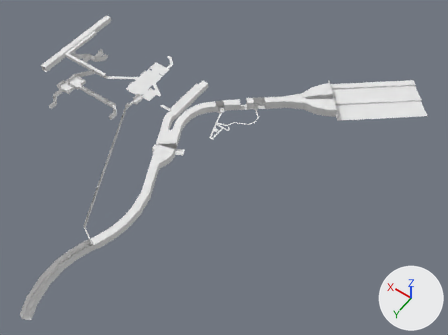
What one commit did to the Blender file Atmosphere Horror Game/Assets/Models/Blender Files/level.blend.
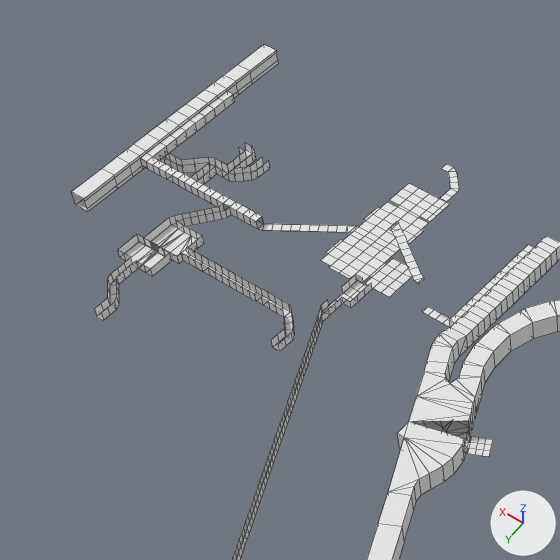
Each version appears first whole from a 50 mm lens placed at (-818.0, 631.0, 859.0), pointed at (-418.0, 72.0, -21.0), and next in a close-up on the part from 4% to 46% of the width and 0% to 57% of the height. The axes (+X, +Y, +Z) are drawn at lower right. The lights are the same throughout. The close-ups show mesh edges as thin lines.
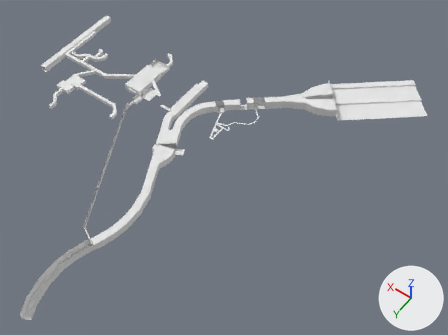
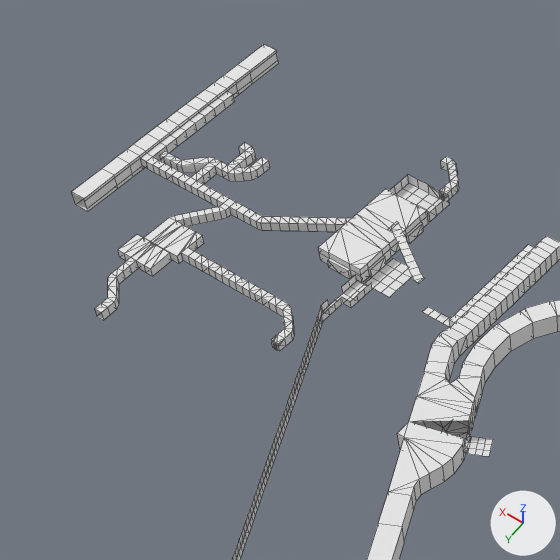
Boxes (x1, y1, x2, y2) around the edits, measured in the close-ups (560 x 560 px):
part 1 of me_cube, built on: before (271, 164, 456, 351); after (95, 143, 459, 351)

The change in detail:
me_cube is used by ob_cube; location (0.0, 0.0, 0.0).
me_cube had 1812 vertices, 1535 faces and spanned x -667.0..15.0, y -311.0..487.0, z -5.0..25.0.
me_cube now has 1935 vertices, 1903 faces and spans x -667.0..15.0, y -311.0..487.0, z -5.0..25.0.
Part 1, on me_cube:
7 vertices are removed from x -177.0..-174.0, y -79.0..30.0, z 0.0.
28 faces are deleted.
8 vertices are added at x -190.0..-168.0, y -55.0..115.0, z 7.0..8.0.
69 new vertices lie (0.0, 0.0, 7.0) away from vertices in x -197.0..-108.0, y -85.0..40.0, z 0.0.
30 new vertices lie (0.0, 0.0, 5.0) away from vertices in x -195.0..-159.0, y -55.0..115.0, z 0.0..7.0.
11 new vertices lie (0.0, 0.0, 8.0) away from vertices in x -195.0..-159.0, y -54.0..-33.0, z 0.0.
6 new vertices lie (4.0, 0.0, 0.0) away from vertices in x -186.0, y -24.0..30.0, z 0.0.
6 new vertices lie (10.0, 0.0, 0.0) away from vertices in x -182.0, y -24.0..30.0, z 0.0.
396 new faces join them.
